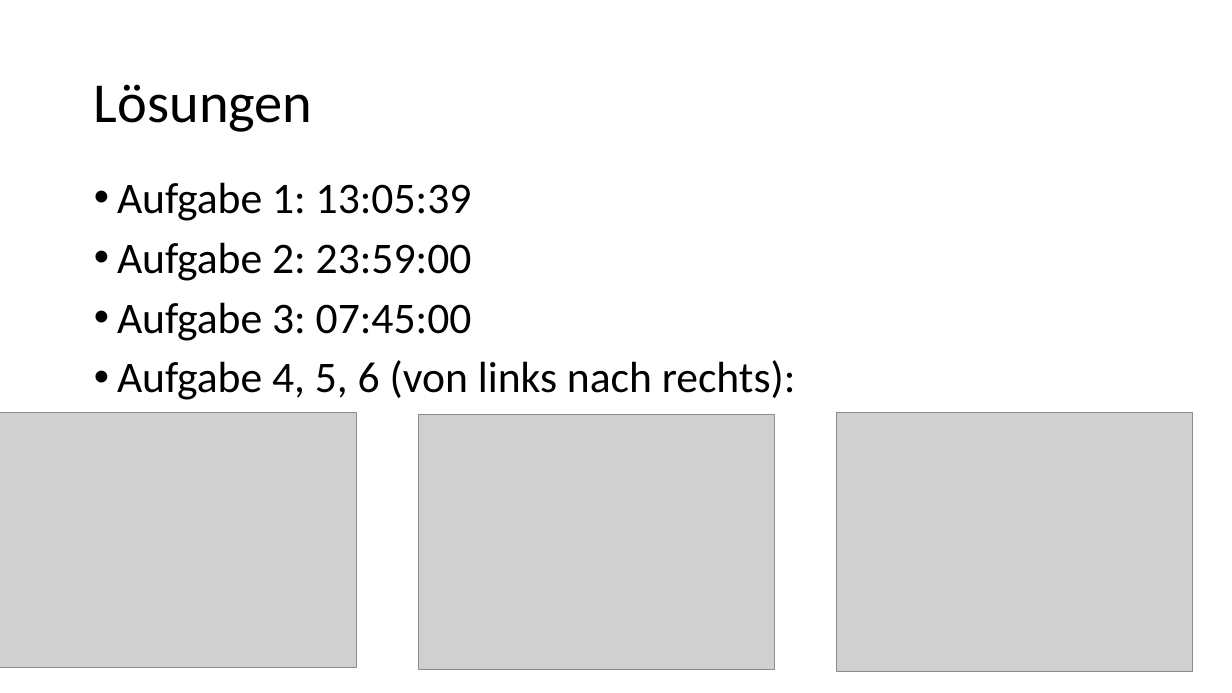
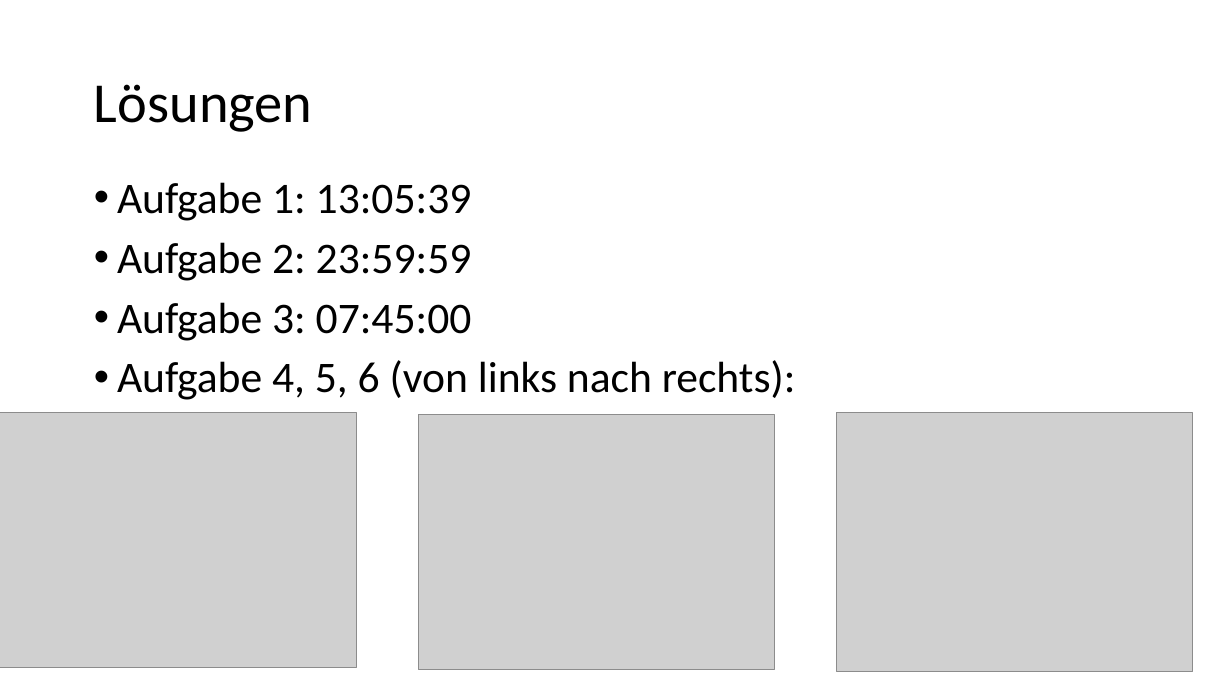
Before and after one commit to tkilla77/ksr_gfif_hardware, a slide deck: slide 9 of 2020_21_gfif_zahlensysteme_slides.pptx. Drawn at 1232x693 pixels with LibreOffice and Linux fonts; fonts in the diff are those of the drawing; grey boxes stand for pictures. Boxes give left, top, right and bottom in pixels: in the first picture for what was removed or moved away, otherwise in the second. Text is boxed around its words. In the diff, an @@ line names an element or a change of style, - is before the commit and + after.

```diff
--- a/2020_21_gfif_zahlensysteme_slides.pptx
+++ b/2020_21_gfif_zahlensysteme_slides.pptx
@@ text at bbox=[117, 242, 472, 281]: text changed @@
-• Aufgabe 2: 23:59:00
+• Aufgabe 2: 23:59:59
```
Also in this commit, not shown: 1 other slide changed, 1 slide added, 3 other files.
